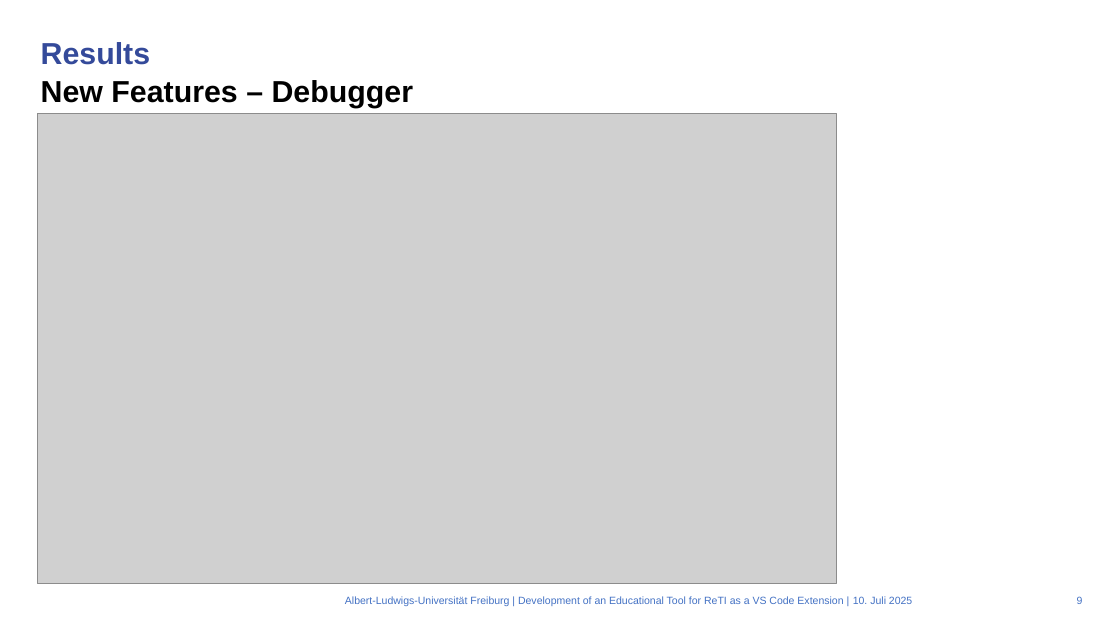
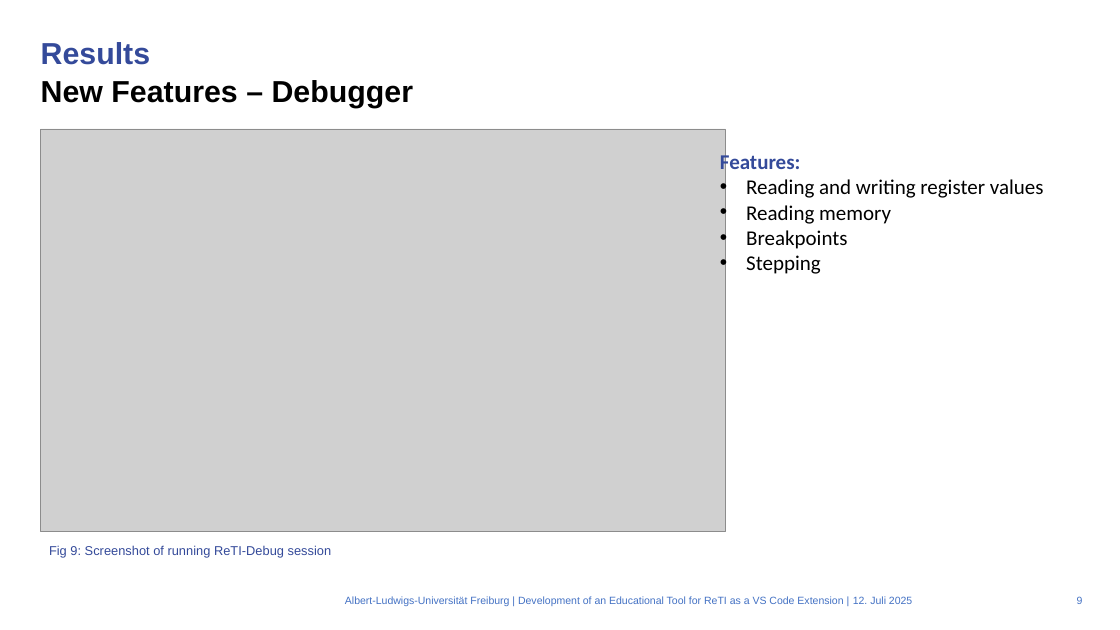
Before and after one commit to mlt279/vscode-reti, a slide deck: slide 9 of presentation/presentation.pptx. Drawn at 1120x630 pixels with LibreOffice and Linux fonts; fonts in the diff are those of the drawing; grey boxes stand for pictures; background and template pictures are left out. Boxes give left, top, right and bottom in pixels: in the first picture for what was removed or moved away, otherwise in the second. Text is boxed around its words. In the diff, an @@ line names an element or a change of style, - is before the commit and + after.

```diff
--- a/presentation/presentation.pptx
+++ b/presentation/presentation.pptx
@@ picture: place and size @@
-picture at [38, 113, 837, 583]
+picture at [40, 129, 725, 532]
@@ text added at [720, 152, 1044, 274], 18 pt, text #000000 @@
+Features:
+• Reading and writing register values
+• Reading memory
+• Breakpoints
+• Stepping
@@ text added at [49, 545, 332, 558], 11 pt, text #344A9A @@
+Fig 9: Screenshot of running ReTI-Debug session
@@ text at [853, 596, 912, 604]: text changed @@
-10. Juli 2025
+12. Juli 2025
```
Also in this commit, not shown: 13 other slides changed, 1 slide added.
